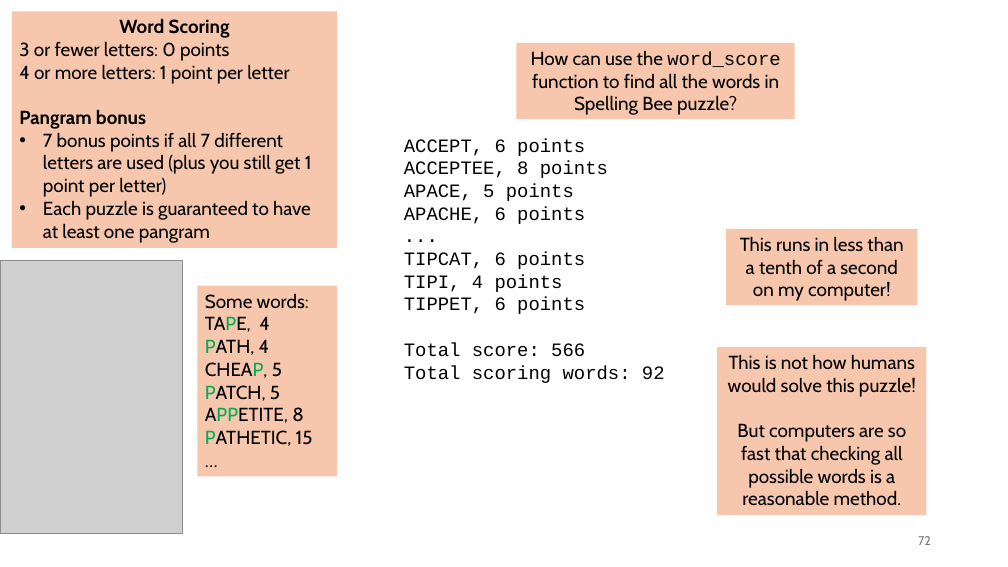
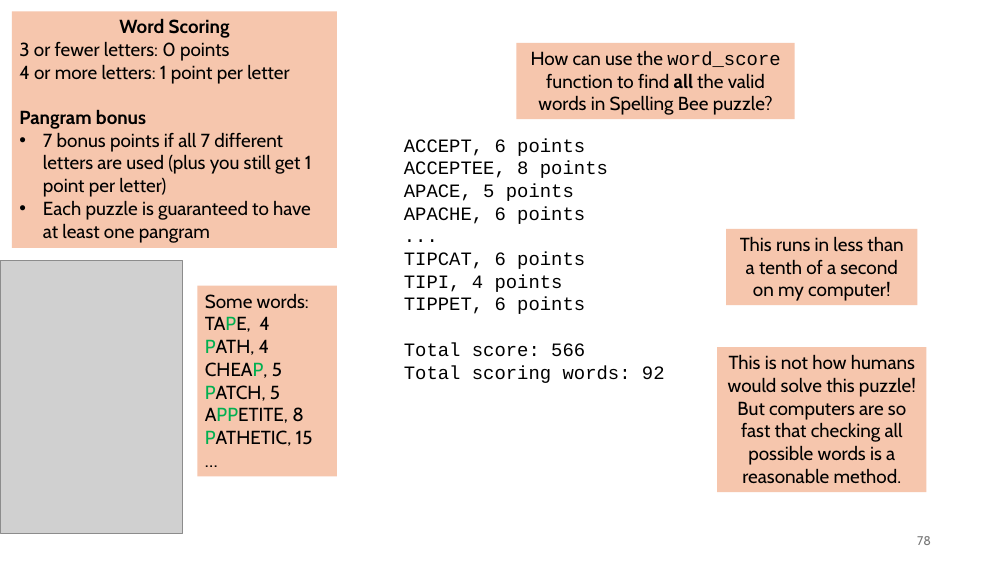
Before and after one commit to tjd1234/cmpt120spring2026, a slide deck: slide 78 of lecture_notes/chapter7/chapter7.pptx (slide 72 before the commit). Drawn at 1008x567 pixels with LibreOffice and Linux fonts; fonts in the diff are those of the drawing; grey boxes stand for pictures. Boxes give left, top, right and bottom in pixels: in the first picture for what was removed or moved away, otherwise in the second. Text is boxed around its words. In the diff, an @@ line names an element or a change of style, - is before the commit and + after.

```diff
--- a/lecture_notes/chapter7/chapter7.pptx
+++ b/lecture_notes/chapter7/chapter7.pptx
@@ text in rectangle at [531,51,780,115]: text changed @@
-How can use the word_score function to find all the words in Spelling Bee puzzle?
+How can use the word_score function to find all the valid words in Spelling Bee puzzle?
@@ rectangle "This is not how humans ...": place and size @@
-rectangle "This is not how humans ..." at [718,347,927,515]
+rectangle "This is not how humans ..." at [718,347,927,492]
@@ page number at [917,536,931,545]: text changed @@
-72
+78
```
Also in this commit, not shown: 18 other slides changed, 6 slides added, 2 other files.
